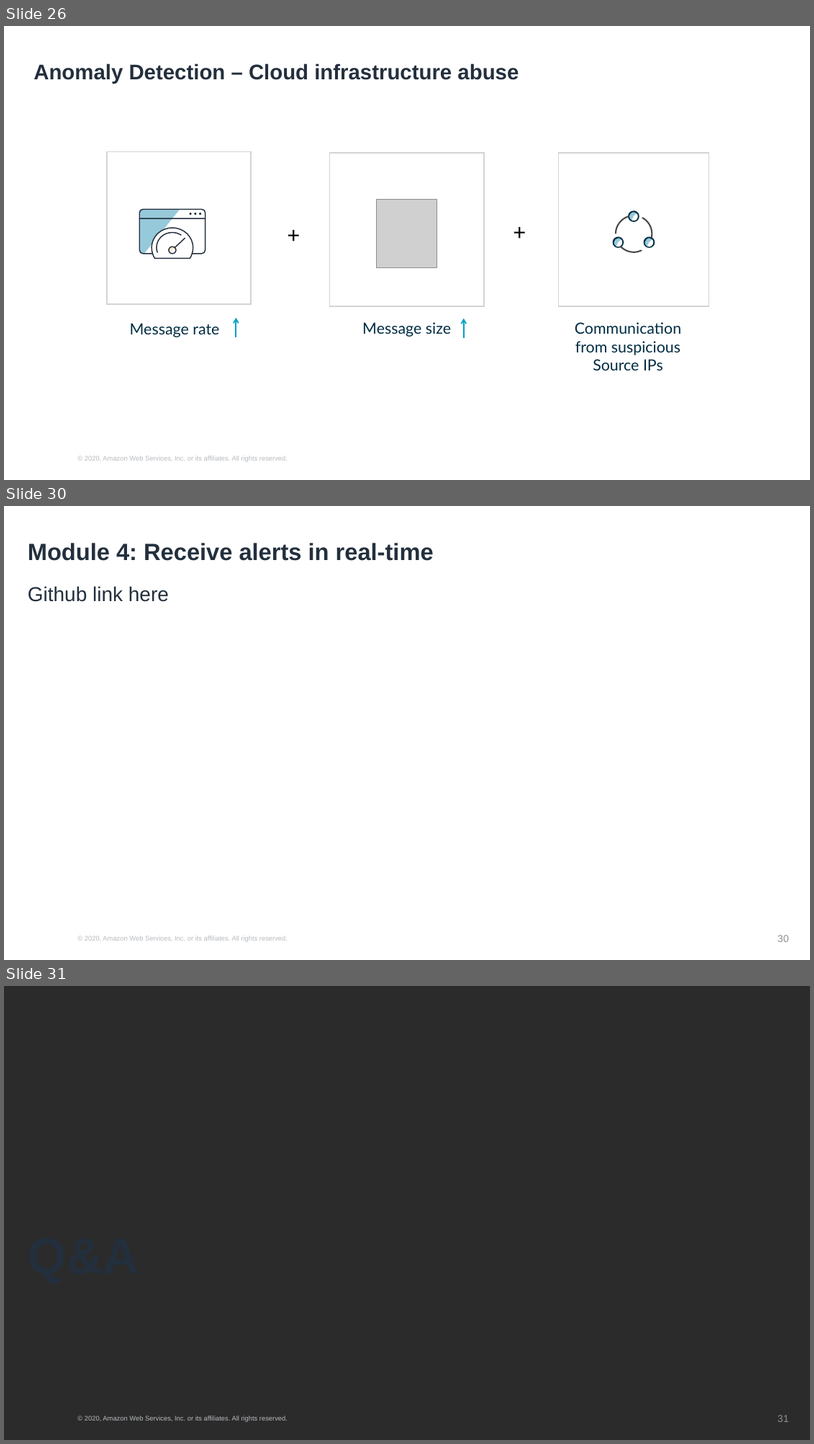
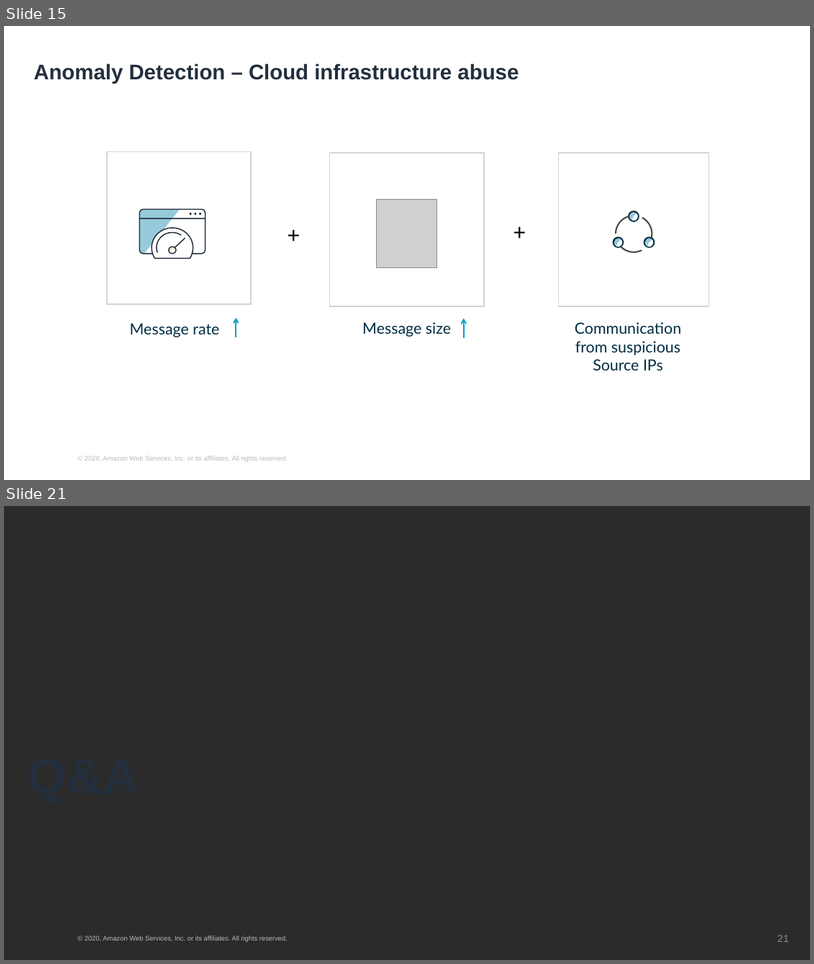
Before and after one commit to hongpham/Workshop-Protect-your-IoT-fleet, a slide deck: Protect your IoT fleet presentation.pptx. Shown one above the other, each under a label of ours: slides 26, 30 and 31 before the commit, slides 15 and 21 after it; the slides between them are not shown. The pictures are 814x1444 and 814x964 pixels, drawn with LibreOffice and Linux fonts; fonts in the diff are those of the drawing; grey boxes stand for pictures; background and template pictures are left out; a plain dark background stands for a picture behind light text. Boxes give left, top, right and bottom in pixels: in the first picture for what was removed or moved away, otherwise in the second. Text is boxed around its words. In the diff, an @@ line names an element or a change of style, - is before the commit and + after.

```diff
--- a/Protect your IoT fleet presentation.pptx
+++ b/Protect your IoT fleet presentation.pptx
@@ slide 30 removed at (4,506,810,960), background #FFFFFF; not listed: 1 template element that a slide beside it also shows @@
@@ title removed at (28,543,434,561) @@
-Module 4: Receive alerts in real-time
@@ text removed at (28,586,169,602) @@
-Github link here
@@ page number removed at (778,934,790,942) @@
-30
@@ what was slide 26 is now slide 15 @@
@@ what was slide 31 is now slide 21 @@
@@ page number at (778,934,790,942): text changed @@
-31
+21
```
Also in this commit, not shown: 6 slides changed, 9 other slides removed, 1 other file.
